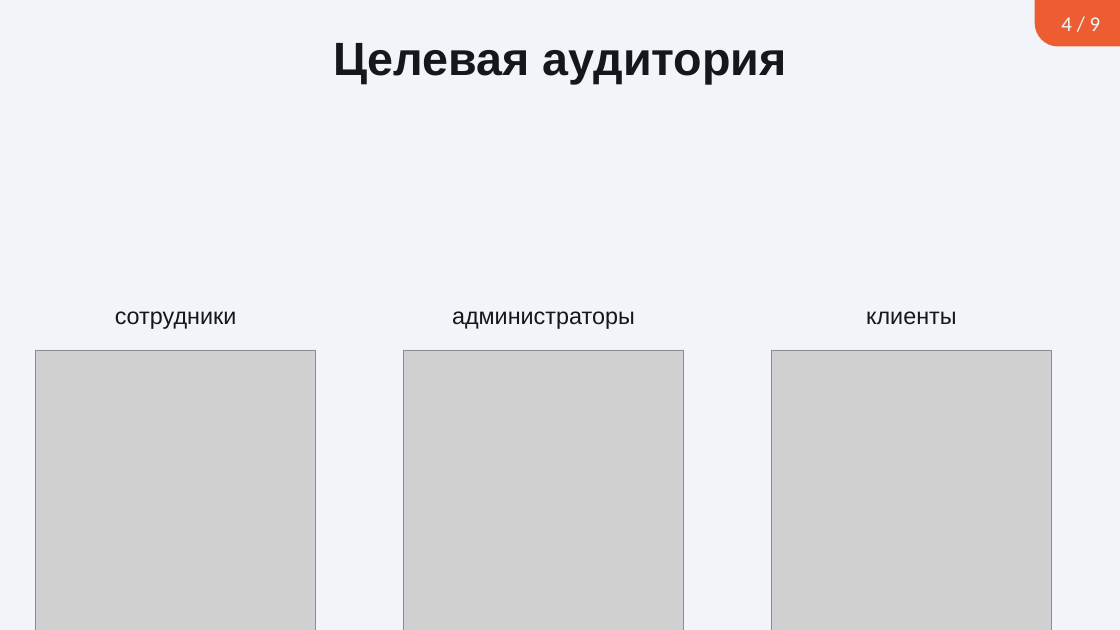
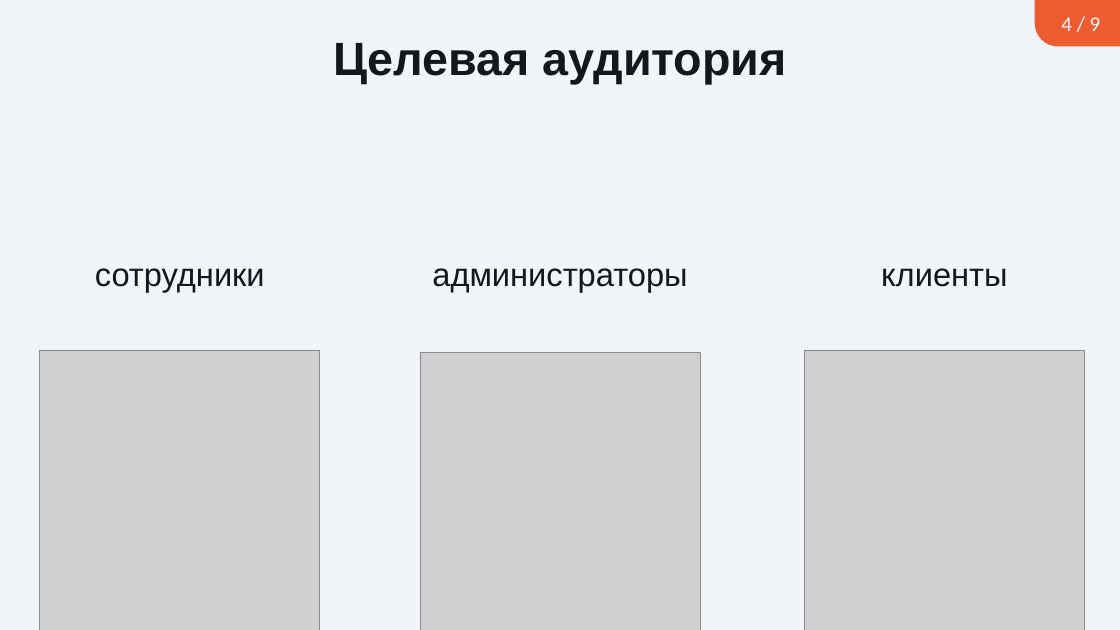
Before and after one commit to SullenPomorProject/CourseProject, a slide deck: slide 4 of КП Презентация Абрамов.pptx. Drawn at 1120x630 pixels with LibreOffice and Linux fonts; fonts in the diff are those of the drawing; grey boxes stand for pictures. Boxes give left, top, right and bottom in pixels: in the first picture for what was removed or moved away, otherwise in the second. Text is boxed around its words. In the diff, an @@ line names an element or a change of style, - is before the commit and + after.

```diff
--- a/КП Презентация Абрамов.pptx
+++ b/КП Презентация Абрамов.pptx
@@ text "сотрудники": place and size @@
-text "сотрудники" at (115,311,237,329)
+text "сотрудники" at (95,268,265,291)
@@ text "администраторы": place and size @@
-text "администраторы" at (452,311,635,329)
+text "администраторы" at (432,268,687,291)
@@ size 20 to 28 pt in 3 elements at (95,268,265,291), (432,268,687,291), (881,268,1007,287) @@
@@ text "клиенты": place and size @@
-text "клиенты" at (866,311,956,325)
+text "клиенты" at (881,268,1007,287)
@@ picture: place and size @@
-picture at (35,350,315,630)
+picture at (39,350,319,630)
@@ picture: place and size @@
-picture at (403,350,683,630)
+picture at (420,352,700,630)
@@ picture: place and size @@
-picture at (771,350,1051,630)
+picture at (805,350,1085,630)
```
Also in this commit, not shown: 3 other slides changed, 2 slides added.
